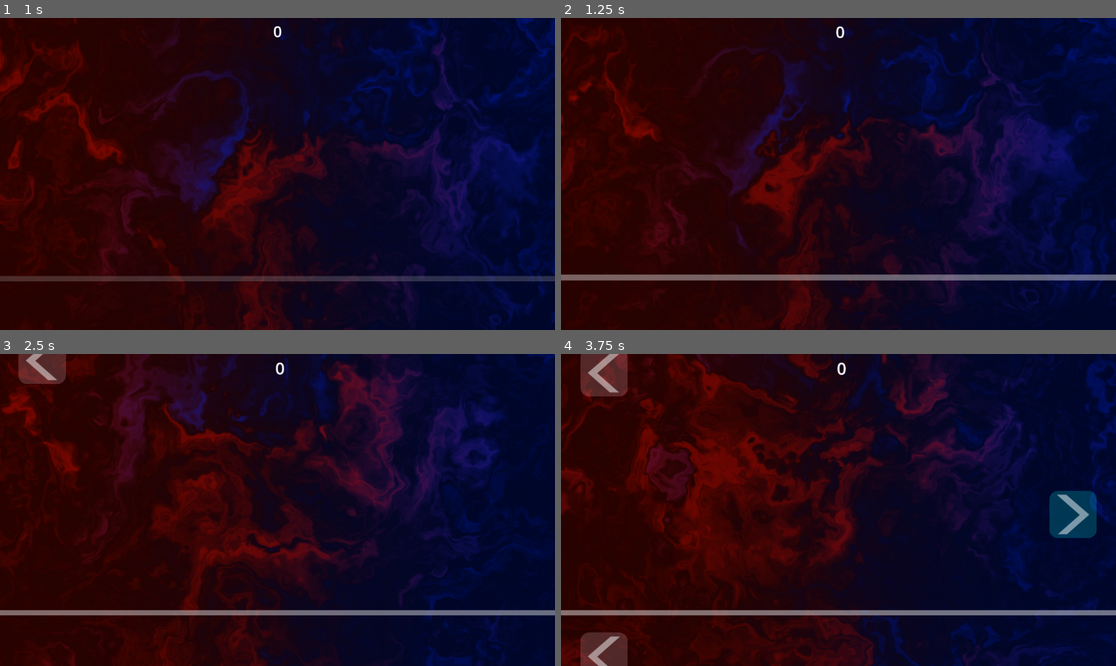
Above: before the commit, frames 1-4 (two rows, left to right).
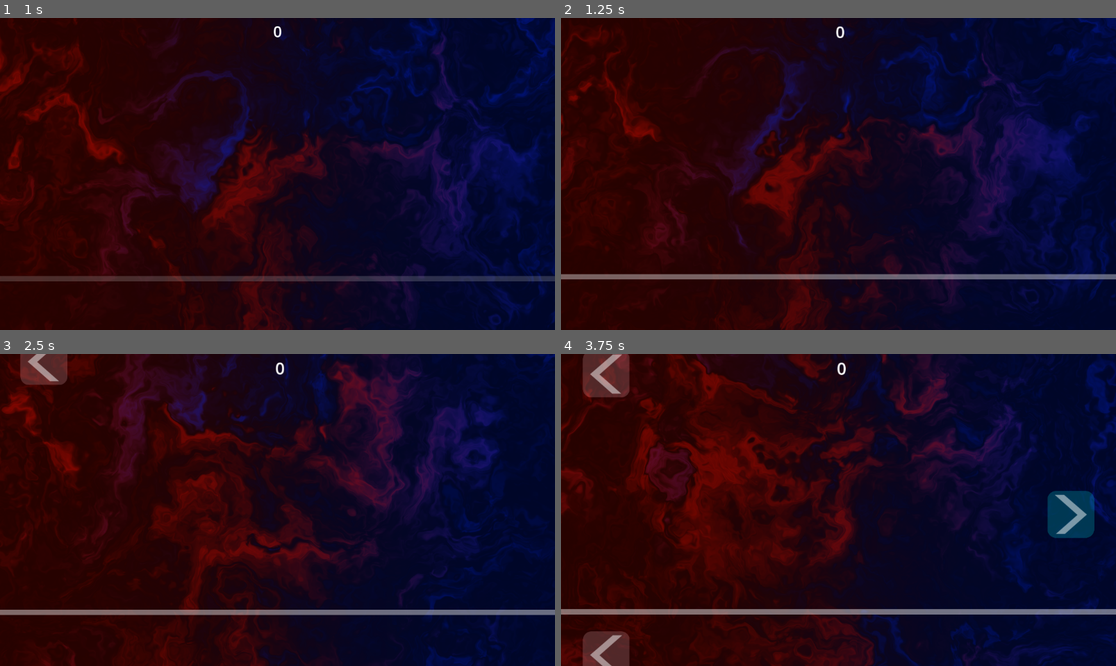
Above: after the commit, the same moments.

Repository: thechonkpotato/jittaclick
Game: Godot game, scene res://scenes/main_menu.tscn
Two runs of this game, one before a commit and one after it. Both use one fixed random seed, a clock stepped at 60 frames per second and the inputs below.
Inputs:
- Up to frame 1 (1 s): click "PLAY" at 0.5 s
- Up to frame 2 (1.25 s): no input
- Up to frame 3 (2.5 s): tap Enter (ui_accept) at 1.25, 1.52, 2.27 s; hold Right (right) 1.28-2.03 s; hold Left (left) from 2.03 s (still down)
- Up to frame 4 (3.75 s): release Left (left) at 2.78 s; hold Right (right) from 2.78 s (still down)

Frame 1 is identical in both runs. In frame 2, 0.7% of the frame differs, in the area x 0-100%, y 81-85%; in frame 3, 0.6%; in frame 4, 1.4%, in the area x 0-100%, y 0-100%.

Commit message:
fix: fixes

Diff:
--- a/scenes/explode_effect.tscn
+++ b/scenes/explode_effect.tscn
@@ -7,4 +7,5 @@
 script = ExtResource("1_mkjri")
 
 [node name="Sprite2D" type="Sprite2D" parent="." unique_id=340491782]
+scale = Vector2(0.35111108, 0.35111108)
 texture = ExtResource("2_1yemm")
--- a/scripts/explode_effect.gd
+++ b/scripts/explode_effect.gd
@@ -9,7 +9,7 @@
 func _process(_delta):
 	var tween = create_tween().set_parallel(true)
 
-	tween.tween_property(self, 'scale', Vector2.ONE * 1.1, 0.5)
+	tween.tween_property(self, 'scale', Vector2.ONE * 1.6, 0.5)
 	tween.tween_property($Sprite2D, 'modulate', Color.TRANSPARENT, 0.25)
 
 	await tween.finished
--- a/scripts/input_manager.gd
+++ b/scripts/input_manager.gd
@@ -44,7 +44,7 @@
 	tween.set_trans(Tween.TRANS_SINE)
 	tween.set_ease(Tween.EASE_IN_OUT)
 
-	$Camera2D.zoom = Vector2(0.98, 0.98)
+	$Camera2D.zoom = Vector2(0.97, 0.97)
 	tween.tween_property($Camera2D, 'zoom', Vector2(1.0, 1.0), 0.1)
 
 func pulse_score():
